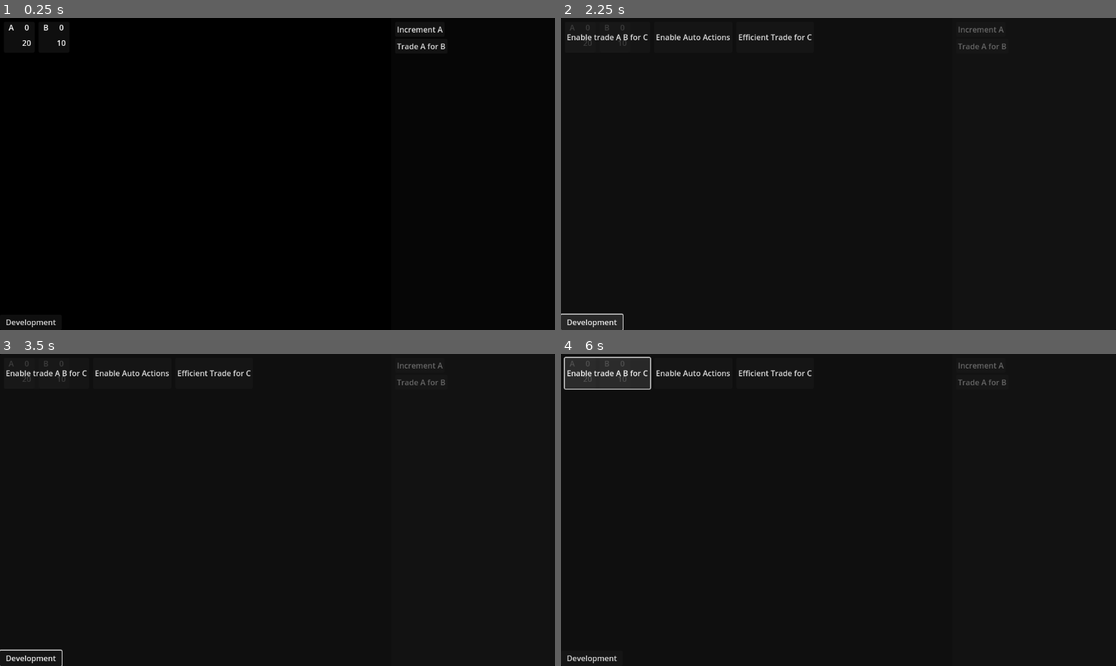
Above: before the commit, frames 1-4 (two rows, left to right).
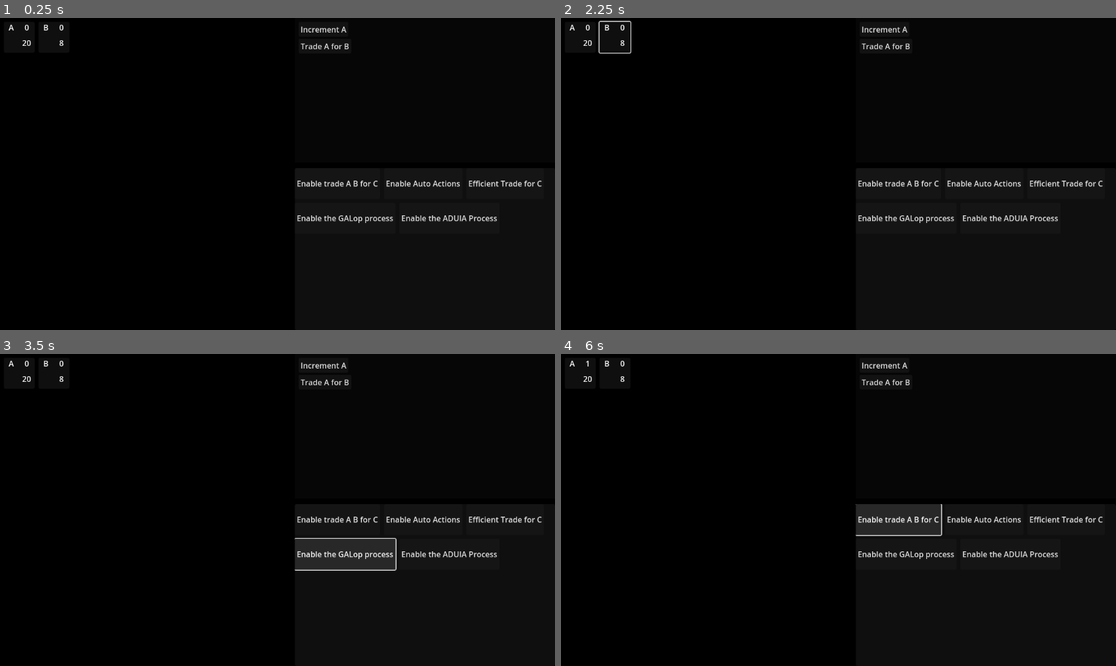
Above: after the commit, the same moments.

Repository: Carth501/The-Big-Grid
Game: Godot game, scene res://scenes/Game.tscn
Same seed, same stepped clock (60 frames per second), same inputs: the game is played once before the commit and once after it.
Inputs (mouse positions are in pixels of both pictures, inside the frame that each line leads up to):
- Up to frame 1 (0.25 s): no input
- Up to frame 2 (2.25 s): click "[center]A[center]" at 0.5 s; click "[center]B[center]" at 1.25 s; click (594, 323) at 2 s, where only the run before the commit has a clickable "Development"
- Up to frame 3 (3.5 s): click (344, 553) at 2.75 s, where only the run after the commit has a clickable "Enable the GALop process"
- Up to frame 4 (6 s): click (1010, 553) at 3.5 s, where only the run after the commit has a clickable "Enable the ADUIA Process"; click "Increment A" at 4.25 s; click "Trade A for B" at 5 s; click "Enable trade A B for C" at 5.75 s

The runs differ from the first frame. In frame 1, 1.4% of the frame differs, in the area x 1-98%, y 2-100%; in frame 2, 2.4%; in frame 3, 3.6%; in frame 4, 4.7%, in the area x 0-98%, y 0-100%.

Commit message:
reshape game screen

Diff:
--- a/data/action_names_en.json
+++ b/data/action_names_en.json
@@ -2,5 +2,7 @@
 	"increment_A": "Increment A",
 	"trade_A_for_B": "Trade A for B",
 	"trade_A_and_B_for_C": "Trade A and B for C",
-	"eff_trade_A_and_B_for_C": "Efficient A and B for C"
+	"eff_trade_A_and_B_for_C": "Efficient A and B for C",
+	"galop_process": "GALop Process",
+	"aduia_process": "ADUIA Process"
 }
--- a/data/actions.json
+++ b/data/actions.json
@@ -50,5 +50,37 @@
 				"deltas": [2]
 			}
 		]
+	},
+	"galop_process": {
+		"changes":[
+			{
+				"id": "A",
+				"deltas": [1]
+			},
+			{
+				"id": "C",
+				"deltas": [-4]
+			},
+			{
+				"id": "D",
+				"deltas": [1]
+			}
+		]
+	},
+	"aduia_process": {
+		"changes":[
+			{
+				"id": "A",
+				"deltas": [12]
+			},
+			{
+				"id": "B",
+				"deltas": [8]
+			},
+			{
+				"id": "D",
+				"deltas": [-1]
+			}
+		]
 	}
 }
--- a/data/development_labels_en.json
+++ b/data/development_labels_en.json
@@ -2,7 +2,7 @@
 	"enable_A_B_trade_C": {
 		"label": "Enable trade A B for C",
 		"description": "Open resource C for production."
-		},
+	},
 	"enable_auto_actions": {
 		"label": "Enable Auto Actions",
 		"description": "Program actions to automatically trigger on conditions."
@@ -10,5 +10,13 @@
 	"more_efficient_C": {
 		"label": "Efficient Trade for C",
 		"description": "Add a more efficient trade to generate C."
+	},
+	"enable_galop_process": {
+		"label": "Enable the GALop process",
+		"description": "Produce D and A for a bit of C"
+	},
+	"enable_aduia_process": {
+		"label": "Enable the ADUIA Process",
+		"description": "Decomposes D into A and B"
 	}
 }
--- a/data/developments.json
+++ b/data/developments.json
@@ -36,4 +36,29 @@
 			]
 		}
 	},
+	{
+		"id": "enable_galop_process",
+		"effects": {
+			"cost": {
+				"A": -11,
+				"B": -3,
+				"C": -2
+			},
+			"actions": [
+				"galop_process"
+			]
+		}
+	},
+	{
+		"id": "enable_aduia_process",
+		"effects": {
+			"cost": {
+				"D": -1,
+				"B": -3,
+			},
+			"actions": [
+				"aduia_process"
+			]
+		}
+	}
 ]
--- a/data/resource_definitions.json
+++ b/data/resource_definitions.json
@@ -5,8 +5,18 @@
 		"max_increase_base_cost": {"A": 10, "B": 12}
 	},
 	"B": {
-		"default_max": 10,
-		"max_increase_increment": 10,
-		"max_increase_base_cost": {"B": 10, "C": 20}
+		"default_max": 8,
+		"max_increase_increment": 8,
+		"max_increase_base_cost": {"B": 4, "C": 8}
+	},
+	"C": {
+		"default_max": 15,
+		"max_increase_increment": 5,
+		"max_increase_base_cost": {"A": 9, "C": 13, "D": 5}
+	},
+	"D": {
+		"default_max": 2,
+		"max_increase_increment": 1,
+		"max_increase_base_cost": {"B": 10, "D": 2}
 	}
 }
--- a/data/resource_names_en.json
+++ b/data/resource_names_en.json
@@ -2,5 +2,39 @@
 	"A": "A",
 	"B": "B",
 	"C": "C",
-	"D": "D"
+	"D": "D",
+	"E": "E",
+	"F": "F",
+	"G": "G",
+	"H": "H",
+	"I": "I",
+	"J": "J",
+	"K": "K",
+	"L": "L",
+	"M": "M",
+	"N": "N",
+	"O": "O",
+	"P": "P",
+	"Q": "Q",
+	"R": "R",
+	"S": "S",
+	"T": "T",
+	"U": "U",
+	"V": "V",
+	"W": "W",
+	"X": "X",
+	"Y": "Y",
+	"Z": "Z",
+	"AA": "AA",
+	"AB": "AB",
+	"AC": "AC",
+	"AD": "AD",
+	"AE": "AE",
+	"AF": "AF",
+	"AG": "AG",
+	"AH": "AH",
+	"AI": "AI",
+	"AJ": "AJ",
+	"AK": "AK",
+	"AL": "AL"
 }
--- a/scenes/Game.tscn
+++ b/scenes/Game.tscn
@@ -1,9 +1,8 @@
-[gd_scene load_steps=5 format=3 uid="uid://c7robvmy3qjic"]
+[gd_scene load_steps=4 format=3 uid="uid://c7robvmy3qjic"]
 
 [ext_resource type="PackedScene" uid="uid://cwfhk26w1rt00" path="res://scenes/BigGrid.tscn" id="1_rrftn"]
 [ext_resource type="PackedScene" uid="uid://cy8q14olyp3e6" path="res://scenes/ActionPanel.tscn" id="2_gvwxs"]
 [ext_resource type="Script" path="res://scripts/development_panel.gd" id="3_xa1gi"]
-[ext_resource type="PackedScene" uid="uid://dwhyt3dk3edv2" path="res://scenes/resource_popup.tscn" id="4_vfxuo"]
 
 [node name="Game" type="ColorRect"]
 anchors_preset = 15
@@ -20,61 +19,36 @@
 anchor_bottom = 1.0
 grow_horizontal = 2
 grow_vertical = 2
-split_offset = 800
+split_offset = 600
 
-[node name="BigGrid" parent="HSplitContainer" node_paths=PackedStringArray("_resource_popup") instance=ExtResource("1_rrftn")]
-layout_mode = 2
-_resource_popup = NodePath("../../ResourcePopup")
-
-[node name="ActionPanel" parent="HSplitContainer" instance=ExtResource("2_gvwxs")]
+[node name="BigGrid" parent="HSplitContainer" instance=ExtResource("1_rrftn")]
 layout_mode = 2
 
-[node name="DevelopmentPanel" type="Panel" parent="." node_paths=PackedStringArray("resources", "_action_panel", "development_list")]
-visible = false
+[node name="VSplitContainer" type="VSplitContainer" parent="HSplitContainer"]
+layout_mode = 2
+split_offset = 300
+
+[node name="ActionPanel" parent="HSplitContainer/VSplitContainer" instance=ExtResource("2_gvwxs")]
+layout_mode = 2
+
+[node name="DevelopmentPanel" type="Panel" parent="HSplitContainer/VSplitContainer" node_paths=PackedStringArray("resources", "_action_panel", "development_list")]
+clip_contents = true
+layout_mode = 2
+script = ExtResource("3_xa1gi")
+resources = NodePath("../../BigGrid")
+_action_panel = NodePath("../ActionPanel")
+development_list = NodePath("HFlowContainer")
+
+[node name="HFlowContainer" type="HFlowContainer" parent="HSplitContainer/VSplitContainer/DevelopmentPanel"]
 layout_mode = 1
 anchors_preset = 15
 anchor_right = 1.0
 anchor_bottom = 1.0
 grow_horizontal = 2
 grow_vertical = 2
-script = ExtResource("3_xa1gi")
-resources = NodePath("../HSplitContainer/BigGrid")
-_action_panel = NodePath("../HSplitContainer/ActionPanel")
-development_list = NodePath("MarginContainer/HFlowContainer")
-
-[node name="MarginContainer" type="MarginContainer" parent="DevelopmentPanel"]
-layout_mode = 1
-anchors_preset = 15
-anchor_right = 1.0
-anchor_bottom = 1.0
-grow_horizontal = 2
-grow_vertical = 2
-theme_override_constants/margin_left = 8
-theme_override_constants/margin_top = 8
-theme_override_constants/margin_right = 8
-theme_override_constants/margin_bottom = 8
-
-[node name="HFlowContainer" type="HFlowContainer" parent="DevelopmentPanel/MarginContainer"]
-layout_mode = 2
 theme_override_constants/h_separation = 8
 theme_override_constants/v_separation = 8
 
-[node name="ToggleDevButton" type="Button" parent="."]
-layout_mode = 1
-anchors_preset = 2
-anchor_top = 1.0
-anchor_bottom = 1.0
-offset_top = -32.0
-offset_right = 128.0
-grow_vertical = 0
-text = "Development"
-
-[node name="ResourcePopup" parent="." node_paths=PackedStringArray("resources") instance=ExtResource("4_vfxuo")]
-visible = false
-layout_mode = 1
-resources = NodePath("../HSplitContainer/BigGrid")
-
-[connection signal="attempt_action" from="HSplitContainer/ActionPanel" to="HSplitContainer/BigGrid" method="apply_changes"]
-[connection signal="declare_filter" from="HSplitContainer/ActionPanel" to="HSplitContainer/BigGrid" method="set_filter"]
-[connection signal="end_filter" from="HSplitContainer/ActionPanel" to="HSplitContainer/BigGrid" method="clear_filter"]
-[connection signal="pressed" from="ToggleDevButton" to="DevelopmentPanel" method="toggle_dev_panel"]
+[connection signal="attempt_action" from="HSplitContainer/VSplitContainer/ActionPanel" to="HSplitContainer/BigGrid" method="apply_changes"]
+[connection signal="declare_filter" from="HSplitContainer/VSplitContainer/ActionPanel" to="HSplitContainer/BigGrid" method="set_filter"]
+[connection signal="end_filter" from="HSplitContainer/VSplitContainer/ActionPanel" to="HSplitContainer/BigGrid" method="clear_filter"]
